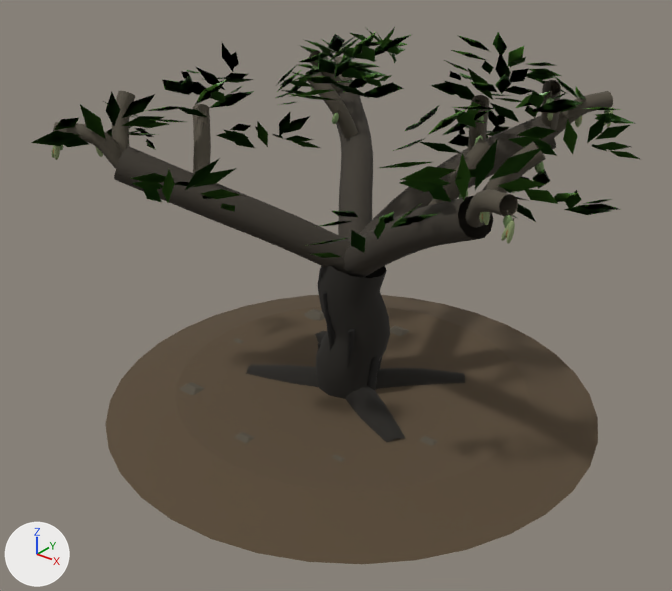
What one commit did to the glTF model extracted-3d-lib/models/arbol-almendro.glb.
Rendered twice from a 50 mm camera at (5.05, -6.57, 5.19) aimed at (0.03, -0.29, 1.3). The axes (+X, +Y, +Z) are drawn at lower left. The lights are the same throughout. The picture after the commit comes second. Where no turn or scale is listed for an object, it has been applied to the vertices.
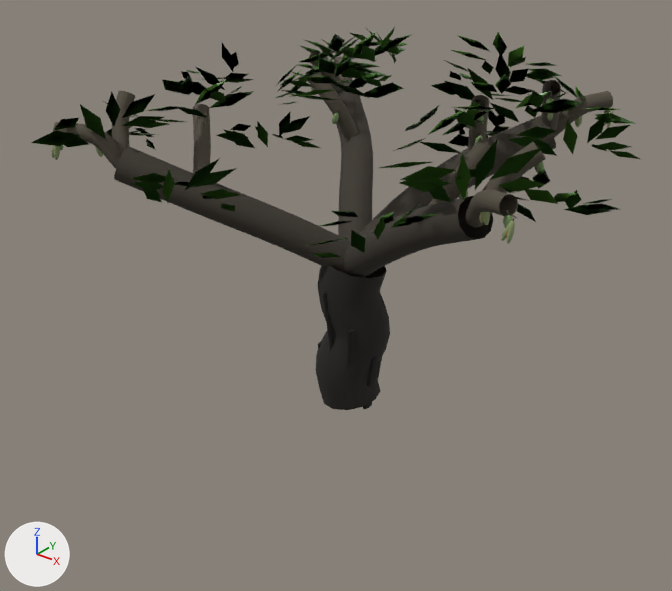
Where the change shows, as pixel boxes (x1, y1, x2, y2) in the pictures (672 x 591 px):
'Mesh_0', deleted (brown)
    before: (105, 295, 598, 564)
'Mesh_10', deleted (black)
    before: (345, 387, 405, 443)
'Mesh_13', deleted (black)
    before: (376, 368, 466, 389)
'Mesh_12', deleted (black)
    before: (246, 364, 319, 387)
'Mesh_4', deleted
    before: (179, 382, 204, 395)
'Mesh_6', deleted
    before: (304, 309, 325, 321)
'Mesh_3', deleted
    before: (234, 432, 255, 444)
'Mesh_7', deleted
    before: (390, 326, 409, 336)
'Mesh_1', deleted
    before: (419, 436, 438, 446)
'Mesh_11', deleted (mostly hidden)
    before: (315, 331, 326, 343)
'Mesh_2', deleted
    before: (332, 454, 345, 462)

What the commit changed:
Object 'Mesh_0' (ob_mesh_0) is deleted.
Object 'Mesh_1' (ob_mesh_1) is deleted.
Object 'Mesh_2' (ob_mesh_2) is deleted.
Object 'Mesh_3' (ob_mesh_3) is deleted.
Object 'Mesh_4' (ob_mesh_4) is deleted.
Object 'Mesh_6' (ob_mesh_6) is deleted.
Object 'Mesh_7' (ob_mesh_7) is deleted.
Object 'Mesh_10' (ob_mesh_10) is deleted.
Object 'Mesh_11' (ob_mesh_11) is deleted.
Object 'Mesh_12' (ob_mesh_12) is deleted.
Object 'Mesh_13' (ob_mesh_13) is deleted.
